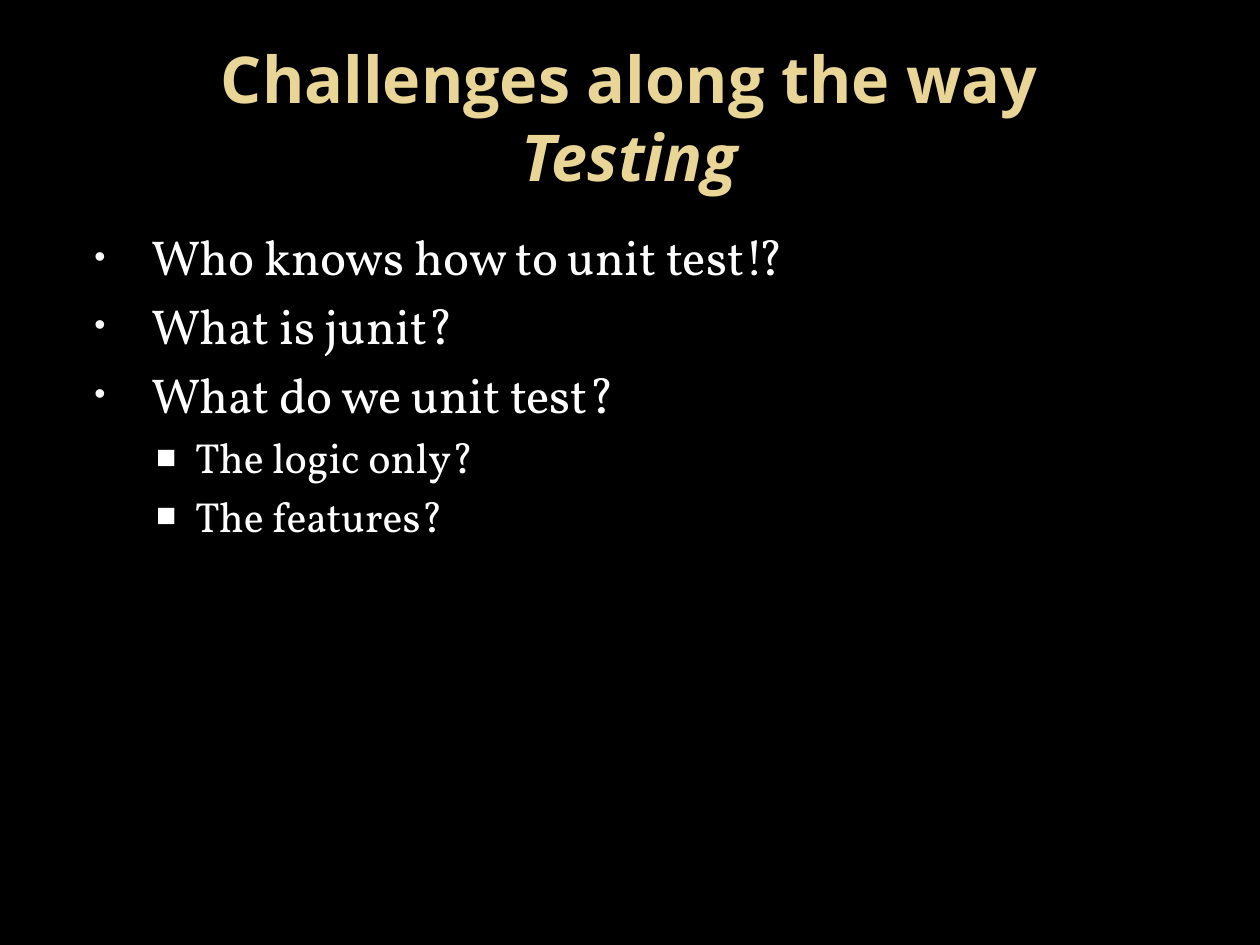
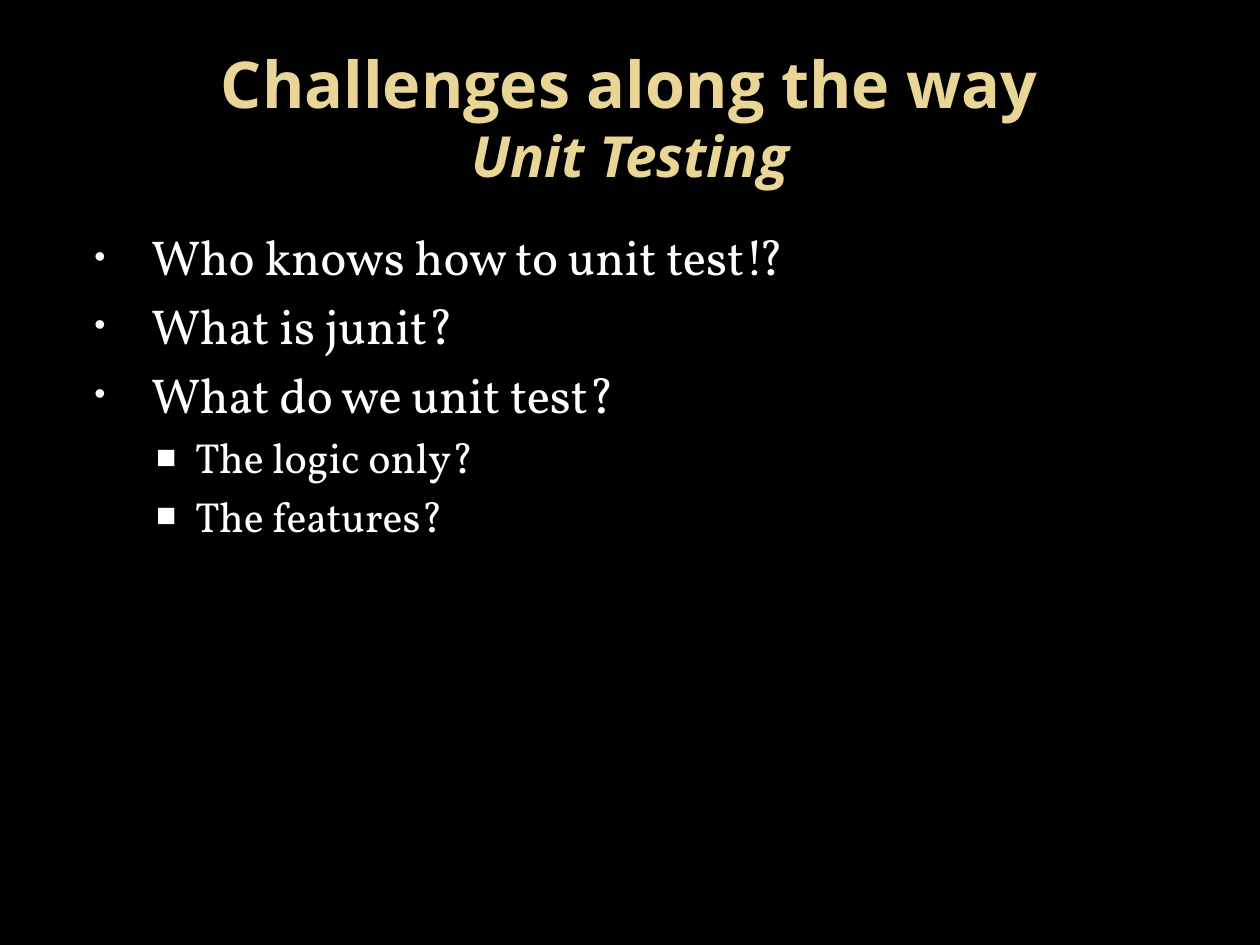
Before and after one commit to kbaileyky/CS5103-SMS, a slide deck: slide 18 of Documents/Presentation/CS5103 SMS MSGR .pptx. Drawn at 1260x945 pixels with LibreOffice and Linux fonts; fonts in the diff are those of the drawing; background and template pictures are left out. Boxes give left, top, right and bottom in pixels: in the first picture for what was removed or moved away, otherwise in the second. Text is boxed around its words. In the diff, an @@ line names an element or a change of style, - is before the commit and + after.

```diff
--- a/Documents/Presentation/CS5103 SMS MSGR .pptx
+++ b/Documents/Presentation/CS5103 SMS MSGR .pptx
@@ title at bbox=[221, 59, 1038, 191]: text changed @@
-Challenges along the way
-Testing
+Challenges along the way
+Unit Testing
```
Also in this commit, not shown: 5 other slides changed, 3 slides added.
